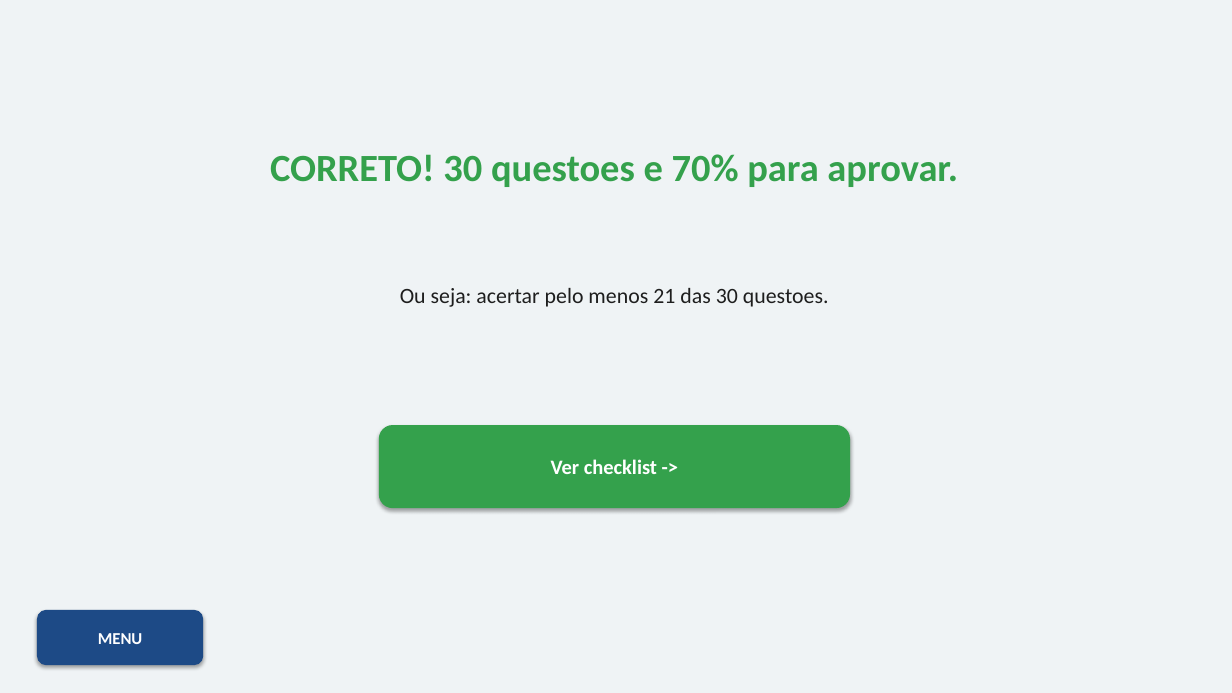
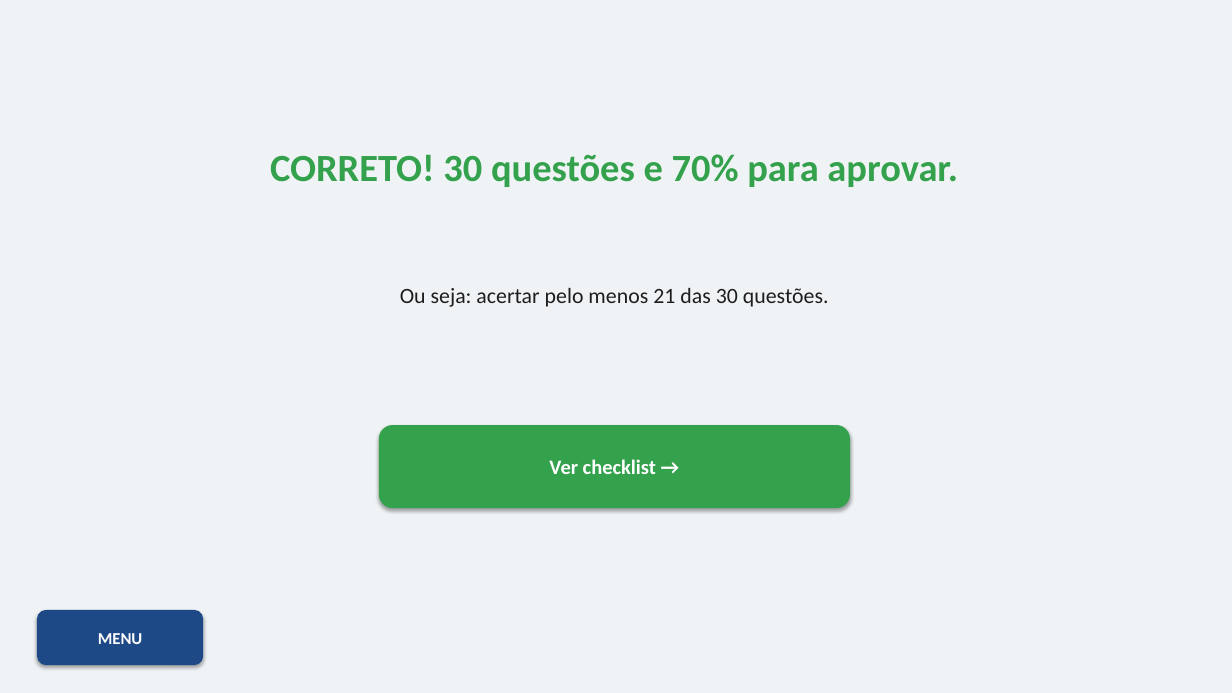
Before and after one commit to Geovane-Maia/Auto-Escola, a slide deck: slide 12 of Apresentacao-Interativa-ABCDETRAN.pptx. Drawn at 1232x693 pixels with LibreOffice and Linux fonts; fonts in the diff are those of the drawing. Boxes give left, top, right and bottom in pixels: in the first picture for what was removed or moved away, otherwise in the second. Text is boxed around its words. In the diff, an @@ line names an element or a change of style, - is before the commit and + after.

Commit message:
PDF e PowerPoint atualizados para prova de 2 horas

```diff
--- a/Apresentacao-Interativa-ABCDETRAN.pptx
+++ b/Apresentacao-Interativa-ABCDETRAN.pptx
@@ text at [270,154,958,187]: text changed @@
-CORRETO! 30 questoes e 70% para aprovar.
+CORRETO! 30 questões e 70% para aprovar.
@@ text at [400,288,829,307]: text changed @@
-Ou seja: acertar pelo menos 21 das 30 questoes.
+Ou seja: acertar pelo menos 21 das 30 questões.
@@ text in rounded rectangle at [549,459,656,474]: text changed @@
-Ver checklist ->
+Ver checklist →
```
Also in this commit, not shown: 15 other slides changed, 1 other file.
